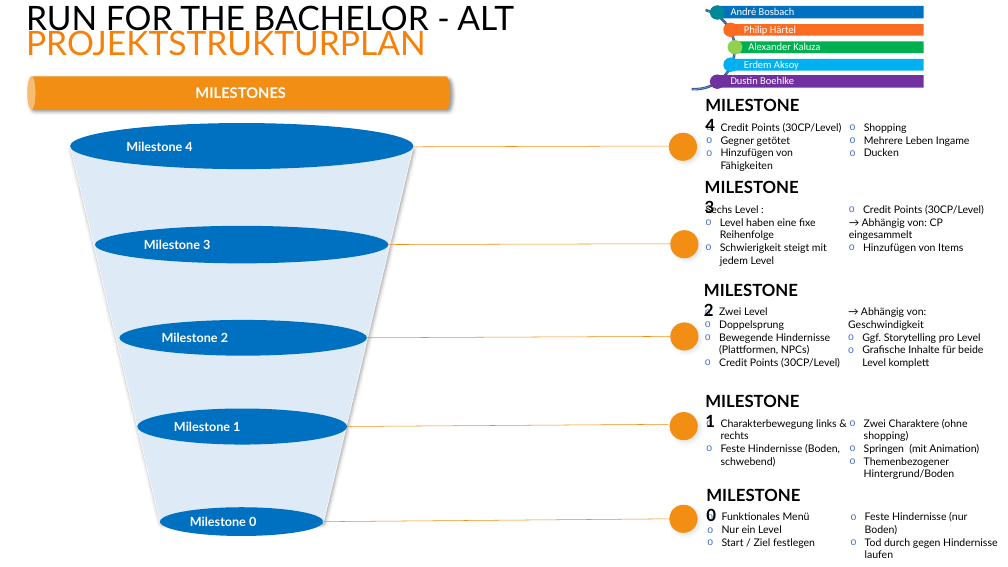
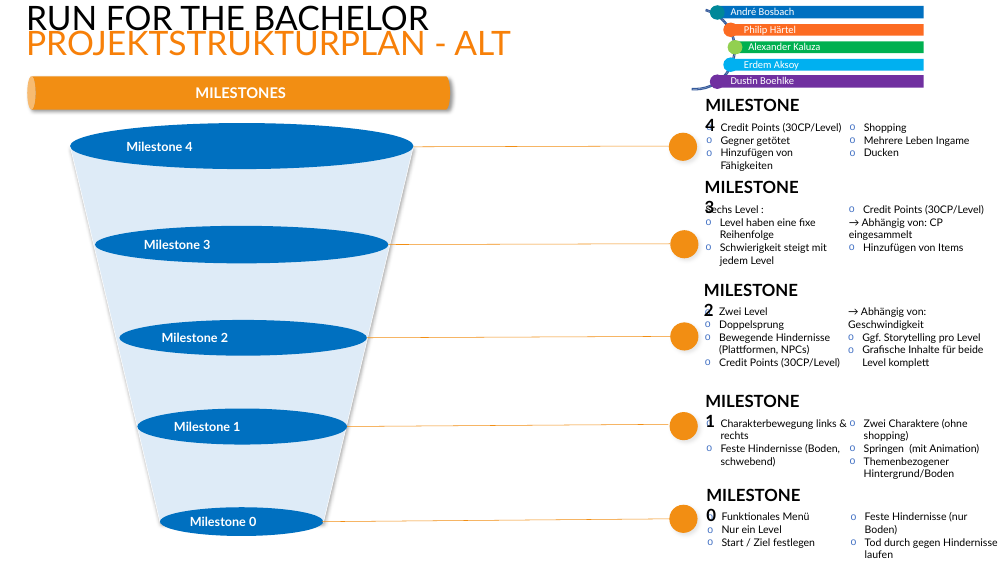
Before and after one commit to philip2725/Run-for-the-Bachelor, a slide deck: slide 2 of assets/Dokumente/Projektstrukturplan_ALT+NEU.pptx. Drawn at 1008x567 pixels with LibreOffice and Linux fonts; fonts in the diff are those of the drawing. Boxes give left, top, right and bottom in pixels: in the first picture for what was removed or moved away, otherwise in the second. Text is boxed around its words. In the diff, an @@ line names an element or a change of style, - is before the commit and + after.

```diff
--- a/assets/Dokumente/Projektstrukturplan_ALT+NEU.pptx
+++ b/assets/Dokumente/Projektstrukturplan_ALT+NEU.pptx
@@ text at <box>26,5,511,56</box>: text changed; text colour #000000 to #F78009 @@
-RUN FOR THE BACHELOR - ALT
-PROJEKTSTRUKTURPLAN
+RUN FOR THE BACHELOR
+PROJEKTSTRUKTURPLAN - ALT
```
Also in this commit, not shown: 1 other slide changed, 3 other files.
